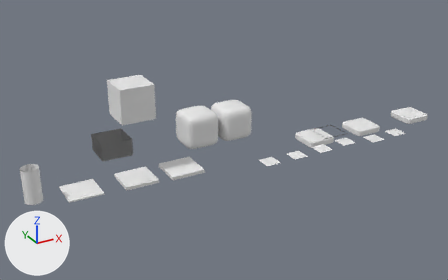
Before and after pictures for a commit that changed the Blender file working/blender/scene.blend.
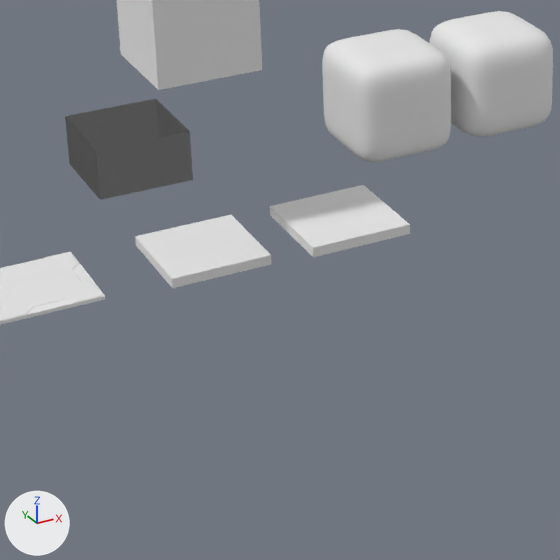
There are two pictures of each version: one whole from a camera (50 mm lens) standing at (-5.58, -15.46, 8.28) and looking at (3.3, 0.68, 0.21), one close up on the part from 16% to 57% of the width and 34% to 100% of the height. Lighting does not change. The marker at lower left points along +X, +Y and +Z.

The scene before the commit, as lines of its bpy script (objects in view):
```python
me_cube_009 = bpy.data.meshes.new('Cube.009')
me_cube_009.from_pydata(...)  # 212 vertices, 210 faces; spans x -0.5..0.5, y -0.5..0.5, z -0.1..0.0
me_cube_009.materials.append(mat_tile)  # its picture is missing
me_cube_015 = bpy.data.meshes.new('Cube.015')
me_cube_015.from_pydata(...)  # 114 vertices, 112 faces; spans x -0.5..0.5, y -0.5..0.5, z -0.1..0.0
me_cube_015.materials.append(mat_tileother)  # its picture is missing
me_cube_016 = bpy.data.meshes.new('Cube.016')
me_cube_016.from_pydata(...)  # 24 vertices, 16 faces; spans x -0.5..0.5, y -0.5..0.5, z -0.05..0.5
me_cube_016.materials.append(mat_symbol)  # its picture is missing
ob_glow2 = bpy.data.objects.new('Glow2', me_cube_016)
ob_glow2.location = (0.0, 2.05, 0.0)
ob_tile = bpy.data.objects.new('Tile', me_cube_009)
ob_tile.location = (1.14, -0.68, 0.35)
ob_tileother = bpy.data.objects.new('TileOther', me_cube_015)
ob_tileother.location = (0.0, 0.0, 0.0)
# also in view: 'Token2' at (4.52, 2.38, 0.07); 'Token1' at (3.17, 2.38, 0.07); 'Tile.001' at (-1.64, 0.0, -0.02); 'Token' at (0.0, 0.0, 2.39)
```
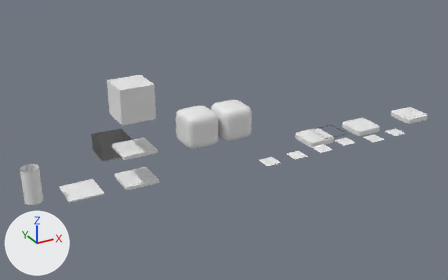
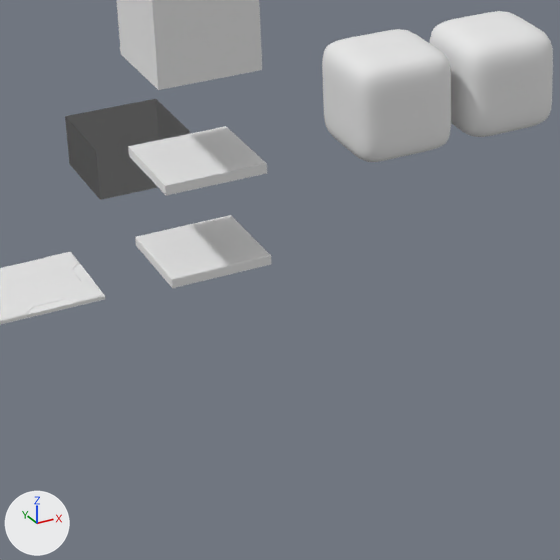
Changed parts and their boxes [x1, y1, x2, y2] in the close-ups (560 x 560 px):
'Tile', moved: before [270, 185, 410, 257]; after [135, 215, 272, 288]
'TileOther', moved: before [135, 215, 272, 288]; after [128, 126, 267, 196]

What the commit changed:
Object 'Tile' (ob_tile) moves from (1.14, -0.68, 0.35) to (0.0, 0.0, 0.0).
Object 'TileOther' (ob_tileother) moves from (0.0, 0.0, 0.0) to (0.0, 0.0, 0.96).
